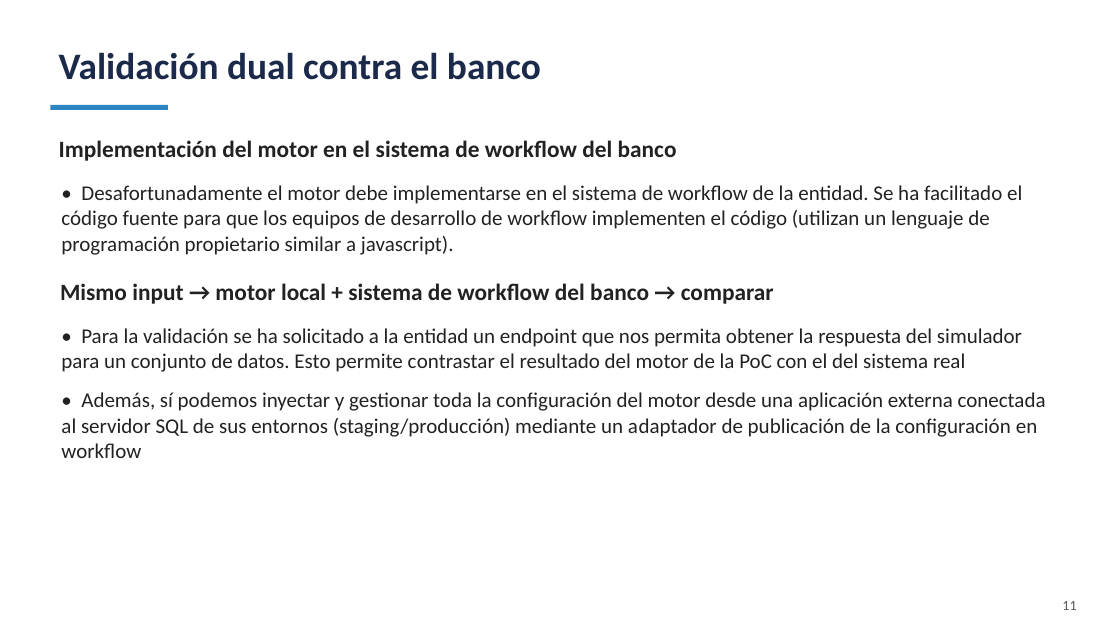
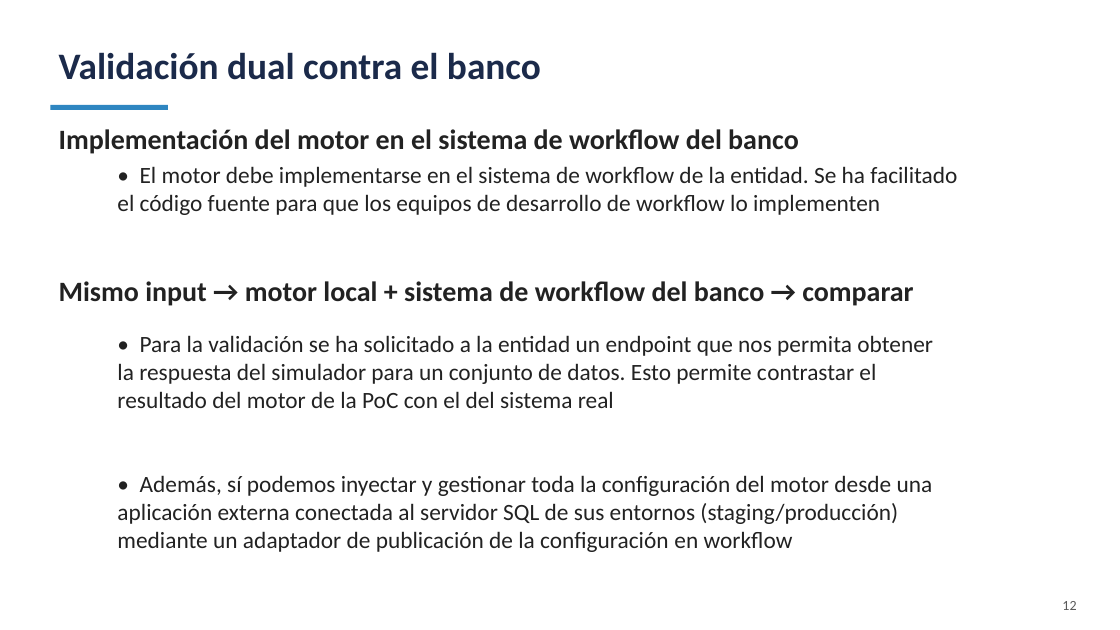
Before and after one commit to jbroceno/rule_engine, a slide deck: slide 12 of doc/PRESENTACION-SLIDES.pptx (slide 11 before the commit). Drawn at 1120x630 pixels with LibreOffice and Linux fonts; fonts in the diff are those of the drawing. Boxes give left, top, right and bottom in pixels: in the first picture for what was removed or moved away, otherwise in the second. Text is boxed around its words. In the diff, an @@ line names an element or a change of style, - is before the commit and + after.

```diff
--- a/doc/PRESENTACION-SLIDES.pptx
+++ b/doc/PRESENTACION-SLIDES.pptx
@@ text "Implementación del motor en el ..." at bbox=[59, 129, 799, 154]: size 20 to 24 pt @@
@@ text "Implementación del motor en el ...": place and size @@
-text "Implementación del motor en el ..." at bbox=[59, 140, 677, 161]
+text "Implementación del motor en el ..." at bbox=[59, 129, 799, 154]
@@ text at bbox=[117, 166, 957, 215]: text changed; size 18 to 20 pt @@
-• Desafortunadamente el motor debe implementarse en el sistema de workflow de la entidad. Se ha facilitado el código fuente para que los equipos de desarrollo de workflow implementen el código (utilizan un lenguaje de programación propietario similar a javascript).
+• El motor debe implementarse en el sistema de workflow de la entidad. Se ha facilitado el código fuente para que los equipos de desarrollo de workflow lo implementen
@@ text "Mismo input → motor local ..." at bbox=[59, 281, 913, 306]: size 20 to 24 pt @@
@@ text "• Para la validación se ...": place and size @@
-text "• Para la validación se ..." at bbox=[61, 328, 1046, 458]
+text "• Para la validación se ..." at bbox=[117, 335, 933, 552]
@@ text "• Para la validación se ..." at bbox=[117, 335, 933, 552]: size 18 to 20 pt @@
@@ text at bbox=[1062, 601, 1076, 610]: text changed @@
-11
+12
```
Also in this commit, not shown: 14 other slides changed, 1 slide added, 1 other file.
